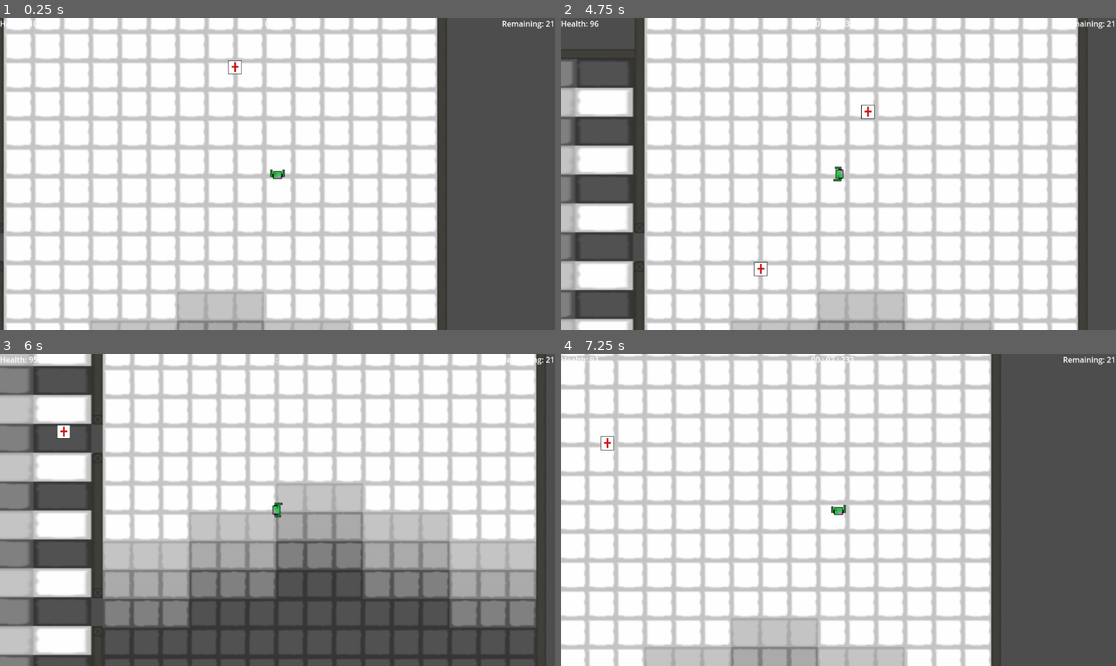
Above: before the commit, frames 1-4 (two rows, left to right).
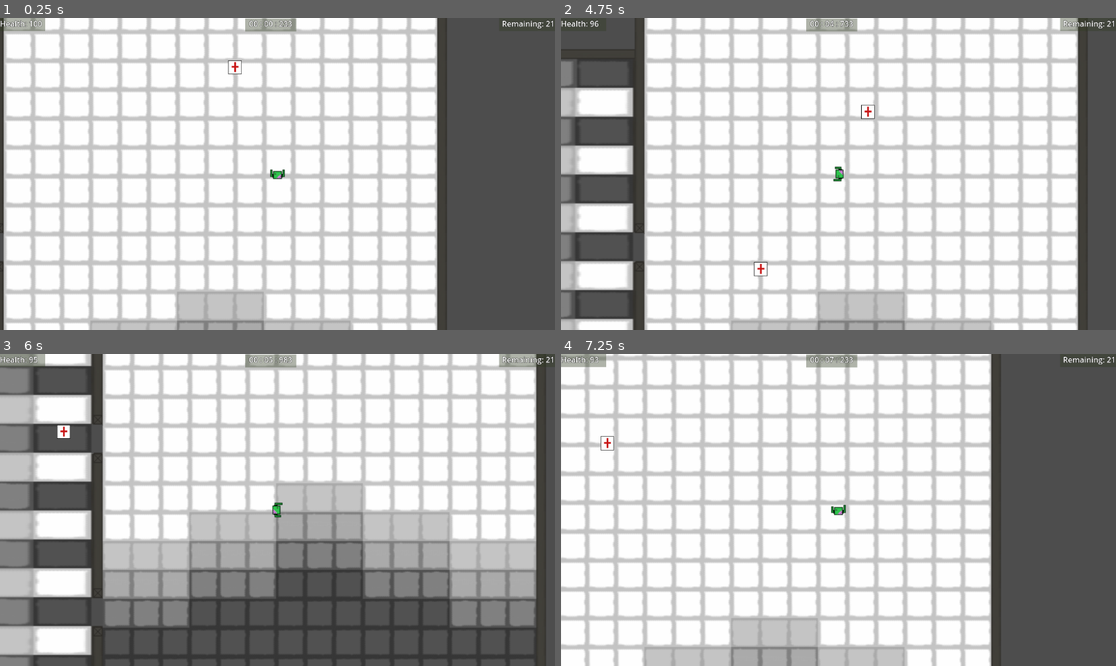
Above: after the commit, the same moments.

Repository: BZOgletree/piratesoftware-game-jab-01-2025
Game: Godot game, scene res://Scenes/Floor1 (Final Level)/floor1.tscn
The game is run twice, just before and just after one commit, with the same random seed, the same clock (stepped at 60 frames per second) and the same inputs.
Inputs:
- Up to frame 1 (0.25 s): no input
- Up to frame 2 (4.75 s): hold D (Right) 0.53-1.28 s; tap E (Bite) at 0.6, 2.1, 3.6 s; hold S (Down) 1.28-2.03 s; tap Q (Claw) at 1.35, 2.85, 4.35 s; hold D (Right) 2.03-2.78 s; tap Enter at 2.75 s; hold W (Up) 2.78-3.53 s; hold A (Left) from 3.53 s (still down)
- Up to frame 3 (6 s): release A (Left) at 5.03 s; hold S (Down) 5.03-5.78 s; tap E (Bite) at 5.1 s; hold D (Right) from 5.78 s (still down); tap Q (Claw) at 5.85 s
- Up to frame 4 (7.25 s): release D (Right) at 6.53 s; hold W (Up) from 6.53 s (still down); tap E (Bite) at 6.6 s

The runs differ from the first frame. In frame 1, 0.7% of the frame differs, in the area x 0-100%, y 0-5%; in frame 2, 0.6%; in frame 3, 1.0%; in frame 4, 0.8%.

Commit message:
Add the music track into assets

Diff:
--- a/game-jam-2025/Scenes/hud.tscn
+++ b/game-jam-2025/Scenes/hud.tscn
@@ -1,6 +1,24 @@
-[gd_scene load_steps=2 format=3 uid="uid://6s2y2bkxqfef"]
+[gd_scene load_steps=5 format=3 uid="uid://6s2y2bkxqfef"]
 
 [ext_resource type="Script" path="res://Scripts/hud.gd" id="1_20m51"]
+
+[sub_resource type="LabelSettings" id="LabelSettings_uonci"]
+outline_size = 2
+outline_color = Color(0.00184107, 0.00184107, 0.00184107, 1)
+shadow_size = 10
+shadow_color = Color(0.219501, 0.219501, 0.219501, 0)
+
+[sub_resource type="LabelSettings" id="LabelSettings_oiuxj"]
+outline_size = 2
+outline_color = Color(0, 0, 0, 1)
+shadow_size = 10
+shadow_color = Color(0.278122, 0.274654, 0.256073, 0)
+
+[sub_resource type="LabelSettings" id="LabelSettings_wgwva"]
+outline_size = 2
+outline_color = Color(0.0338533, 0.0338533, 0.0338533, 1)
+shadow_size = 9
+shadow_color = Color(0.308468, 0.297586, 0.288227, 0)
 
 [node name="HUD" type="CanvasLayer" node_paths=PackedStringArray("stopwatch_label", "health_label", "target_label")]
 script = ExtResource("1_20m51")
@@ -8,26 +26,54 @@
 health_label = NodePath("HealthLabel")
 target_label = NodePath("TargetLabel")
 
-[node name="HealthLabel" type="Label" parent="."]
-offset_right = 40.0
-offset_bottom = 23.0
-text = "Health: 100"
+[node name="ColorRect" type="ColorRect" parent="."]
+offset_right = 94.0
+offset_bottom = 27.0
+color = Color(0.188235, 0.235294, 0.129412, 0.384314)
+
+[node name="ColorRect2" type="ColorRect" parent="."]
+anchors_preset = 5
+anchor_left = 0.5
+anchor_right = 0.5
+offset_left = -67.0
+offset_top = 1.0
+offset_right = 39.0
+offset_bottom = 28.0
+grow_horizontal = 2
+color = Color(0.188235, 0.235294, 0.129412, 0.384314)
+
+[node name="ColorRect3" type="ColorRect" parent="."]
+anchors_preset = 1
+anchor_left = 1.0
+anchor_right = 1.0
+offset_left = -116.0
+offset_bottom = 27.0
+grow_horizontal = 0
+color = Color(0.188235, 0.235294, 0.129412, 0.384314)
 
 [node name="TimerLabel" type="Label" parent="."]
 anchors_preset = 5
 anchor_left = 0.5
 anchor_right = 0.5
-offset_left = -57.5
-offset_right = 57.5
+offset_left = -57.0
+offset_right = 28.0
 offset_bottom = 23.0
 grow_horizontal = 2
 text = "00:00:000"
+label_settings = SubResource("LabelSettings_uonci")
 
 [node name="TargetLabel" type="Label" parent="."]
 anchors_preset = 1
 anchor_left = 1.0
 anchor_right = 1.0
-offset_left = -40.0
+offset_left = -91.0
 offset_bottom = 23.0
 grow_horizontal = 0
 text = "Remaining: "
+label_settings = SubResource("LabelSettings_oiuxj")
+
+[node name="HealthLabel" type="Label" parent="."]
+offset_right = 88.0
+offset_bottom = 23.0
+text = "Health: 100"
+label_settings = SubResource("LabelSettings_wgwva")
Not shown, added: game-jam-2025/Assets/Bed.png.import
Not shown, added: game-jam-2025/Assets/Chair 1.png.import
Not shown, added: game-jam-2025/Assets/Chair 2.png.import
Not shown, added: game-jam-2025/Assets/Elevator/Elevator Closed.png.import
Not shown, added: game-jam-2025/Assets/Elevator/Elevator Open.png.import
Not shown, added: game-jam-2025/Assets/Elevator/Elevator10.png.import
Not shown, added: game-jam-2025/Assets/Elevator/Elevator11.png.import
Not shown, added: game-jam-2025/Assets/Elevator/Elevator12.png.import
Not shown, added: game-jam-2025/Assets/Elevator/Elevator2.png.import
Not shown, added: game-jam-2025/Assets/Elevator/Elevator3.png.import
Not shown, added: game-jam-2025/Assets/Elevator/Elevator4.png.import
Not shown, added: game-jam-2025/Assets/Elevator/Elevator5.png.import
(and 7 more such lines)
